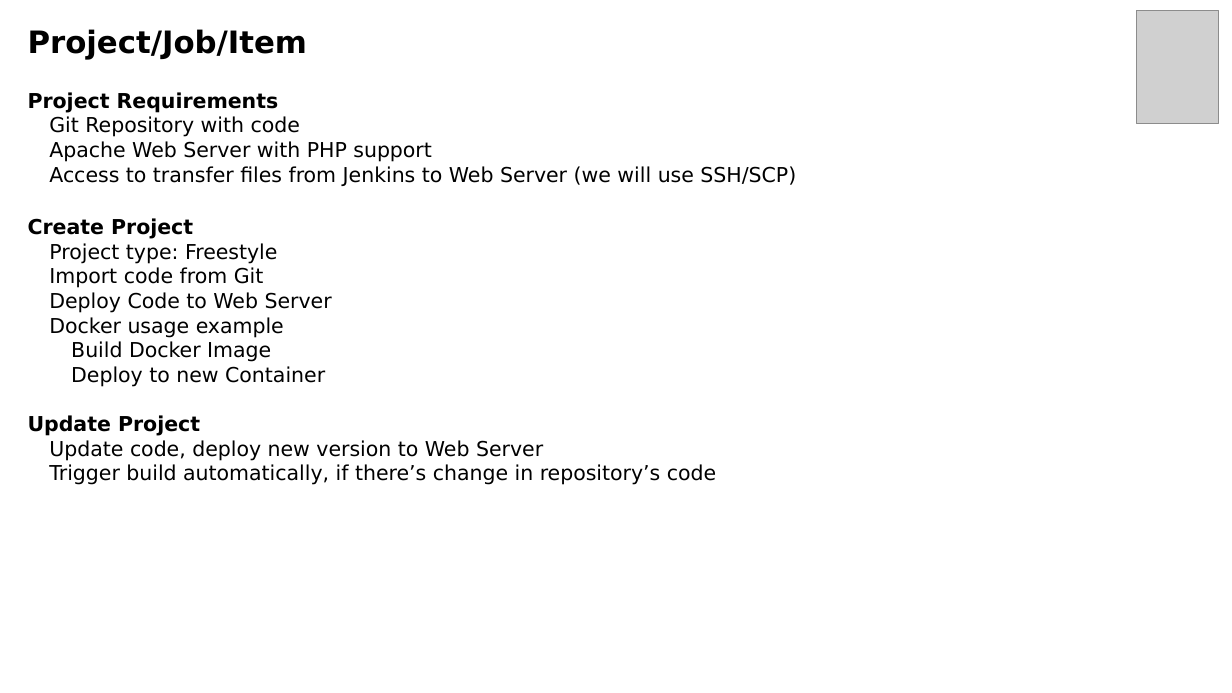
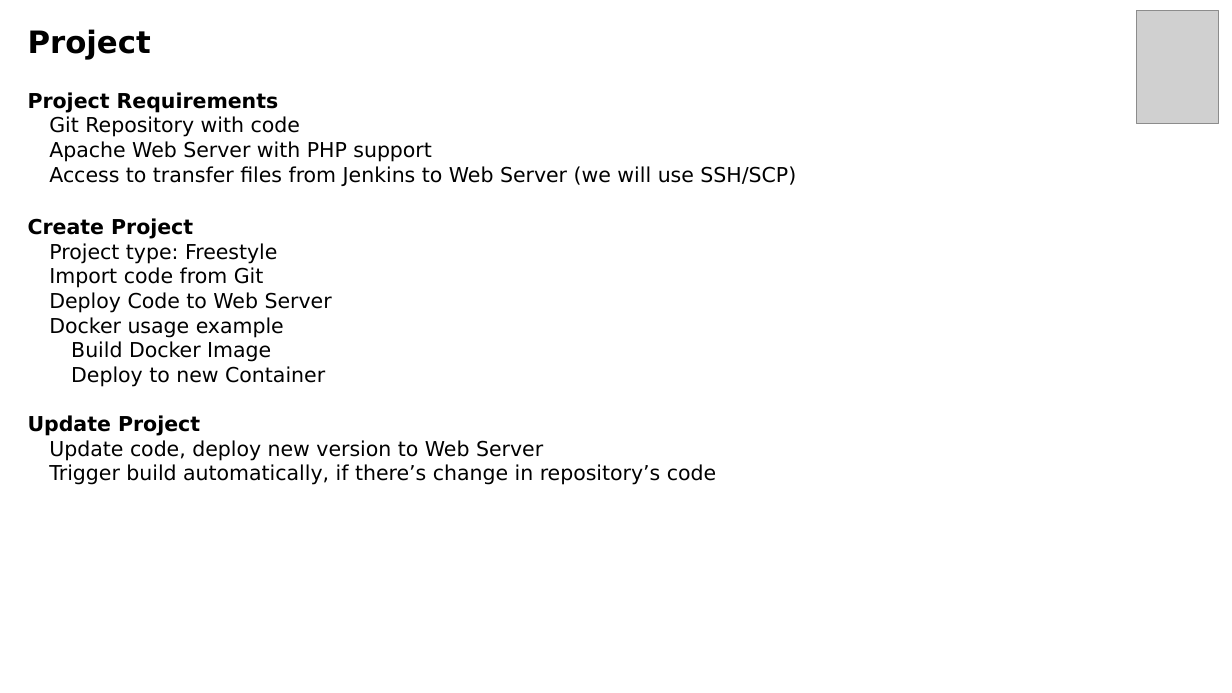
Before and after one commit to luisnabais-courses/course_jenkins, a slide deck: slide 10 of slides/01_fundamentals_course_slides.odp (slide 9 before the commit). Drawn at 1232x693 pixels with LibreOffice and Linux fonts; fonts in the diff are those of the drawing; grey boxes stand for pictures; background and template pictures are left out. Boxes give left, top, right and bottom in pixels: in the first picture for what was removed or moved away, otherwise in the second. Text is boxed around its words. In the diff, an @@ line names an element or a change of style, - is before the commit and + after.

```diff
--- a/slides/01_fundamentals_course_slides.odp
+++ b/slides/01_fundamentals_course_slides.odp
@@ text at box(28, 29, 151, 60): text changed @@
-Project/Job/Item
+Project
```
Also in this commit, not shown: 4 other slides changed, 2 slides added, 1 slide removed, 2 other files.
